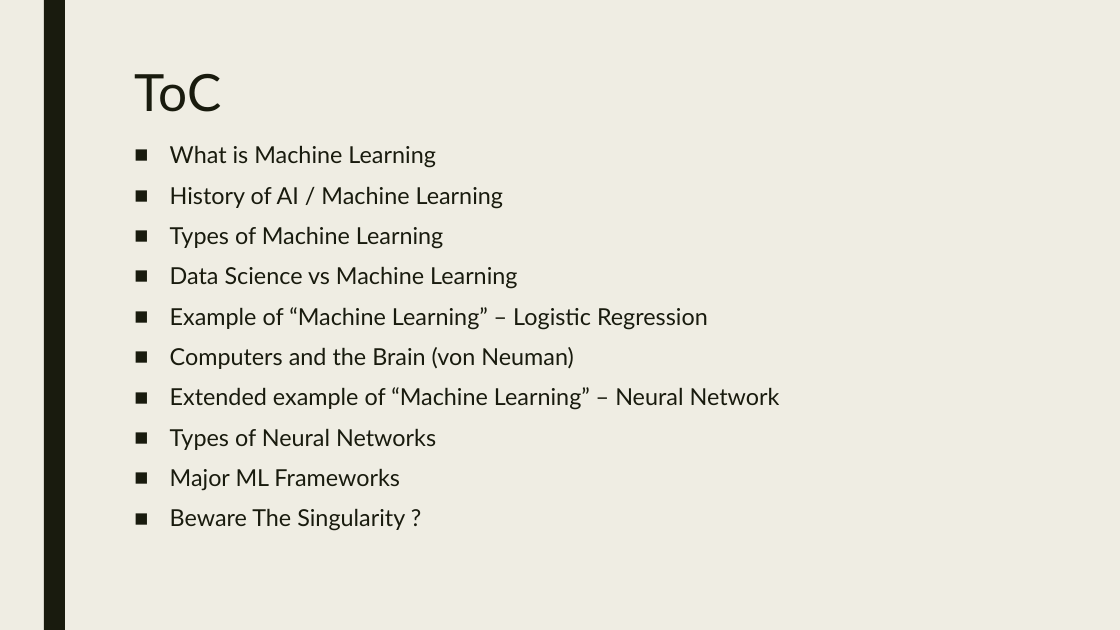
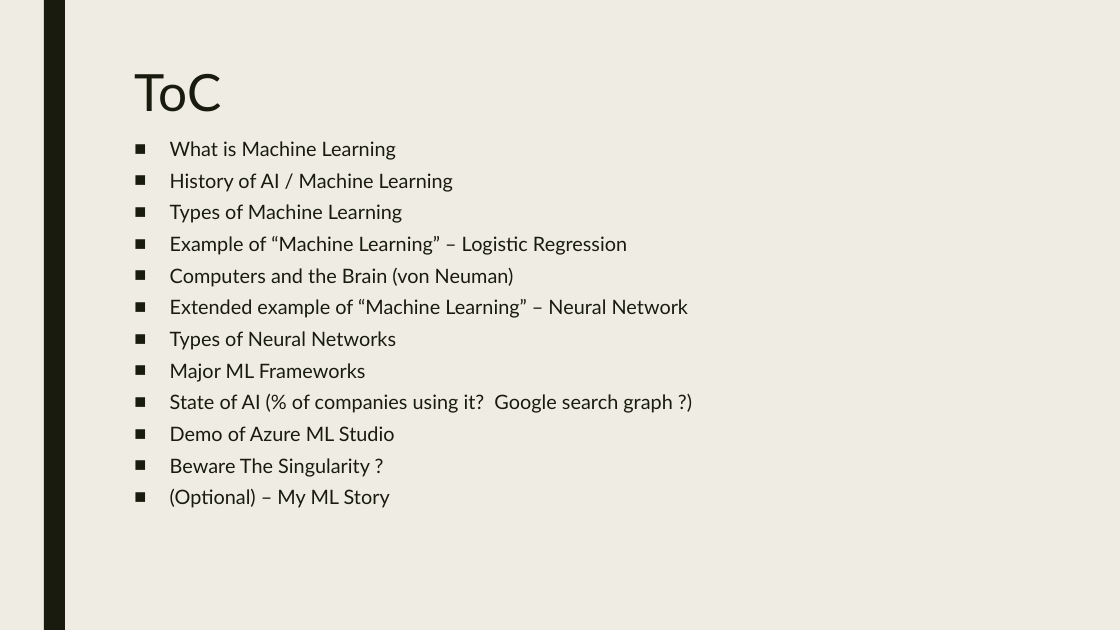
Before and after one commit to dougfoo/machineLearning, a slide deck: slide 2 of talks/MachineLearning101.pptx. Drawn at 1120x630 pixels with LibreOffice and Linux fonts; fonts in the diff are those of the drawing. Boxes give left, top, right and bottom in pixels: in the first picture for what was removed or moved away, otherwise in the second. Text is boxed around its words. In the diff, an @@ line names an element or a change of style, - is before the commit and + after.

Commit message:
ppt

```diff
--- a/talks/MachineLearning101.pptx
+++ b/talks/MachineLearning101.pptx
@@ text at (x1=170, y1=141, x2=688, y2=477): size 20 to 17 pt in "What is Machine Learning", "History of AI / Machine Learning", "Types of Machine Learning", "Example of “Machine Learning” – Logistic Regression" and 5 more places; line spacing 0.94 to 0.74 @@
@@ text at (x1=170, y1=266, x2=517, y2=289): paragraph removed @@
-■ Data Science vs Machine Learning
@@ text at (x1=170, y1=394, x2=672, y2=441): paragraphs added @@
+■ State of AI (% of companies using it? Google search graph ?)
+■ Demo of Azure ML Studio
@@ text at (x1=170, y1=489, x2=390, y2=508): paragraph added @@
+■ (Optional) – My ML Story
```
Also in this commit, not shown: 1 other slide changed, 4 slides added, 1 slide removed, 3 other files.
